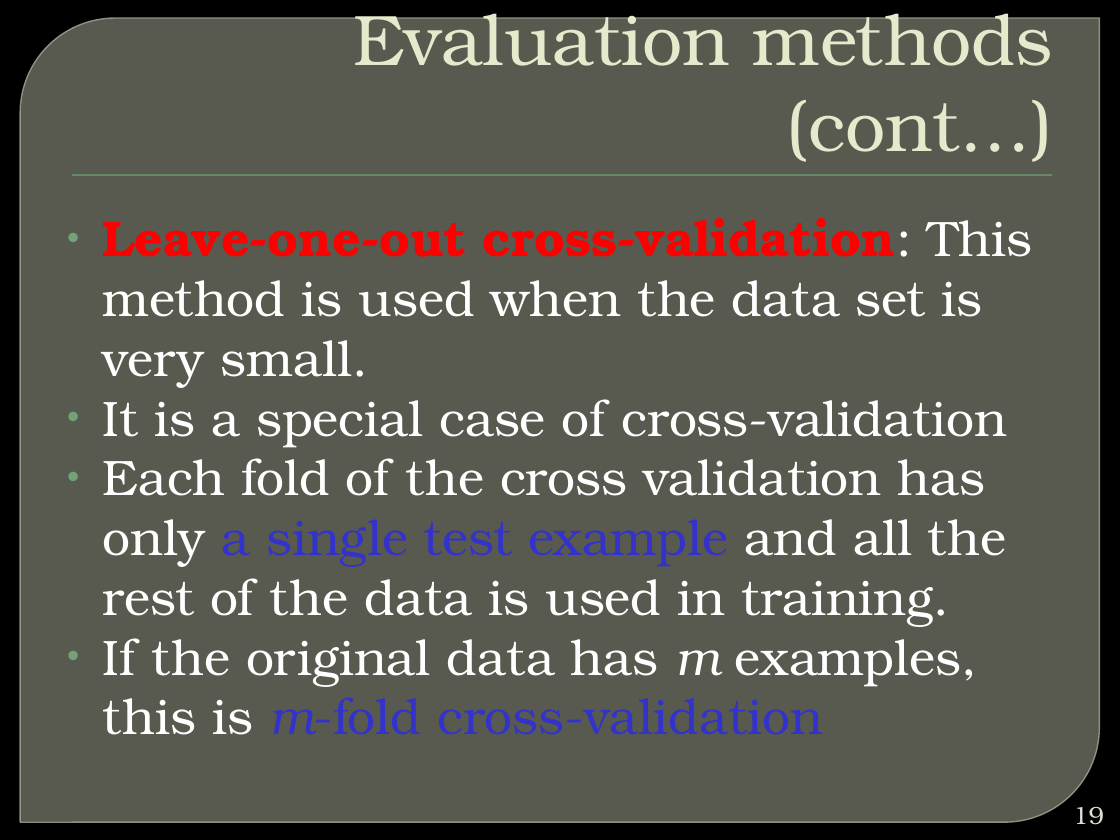
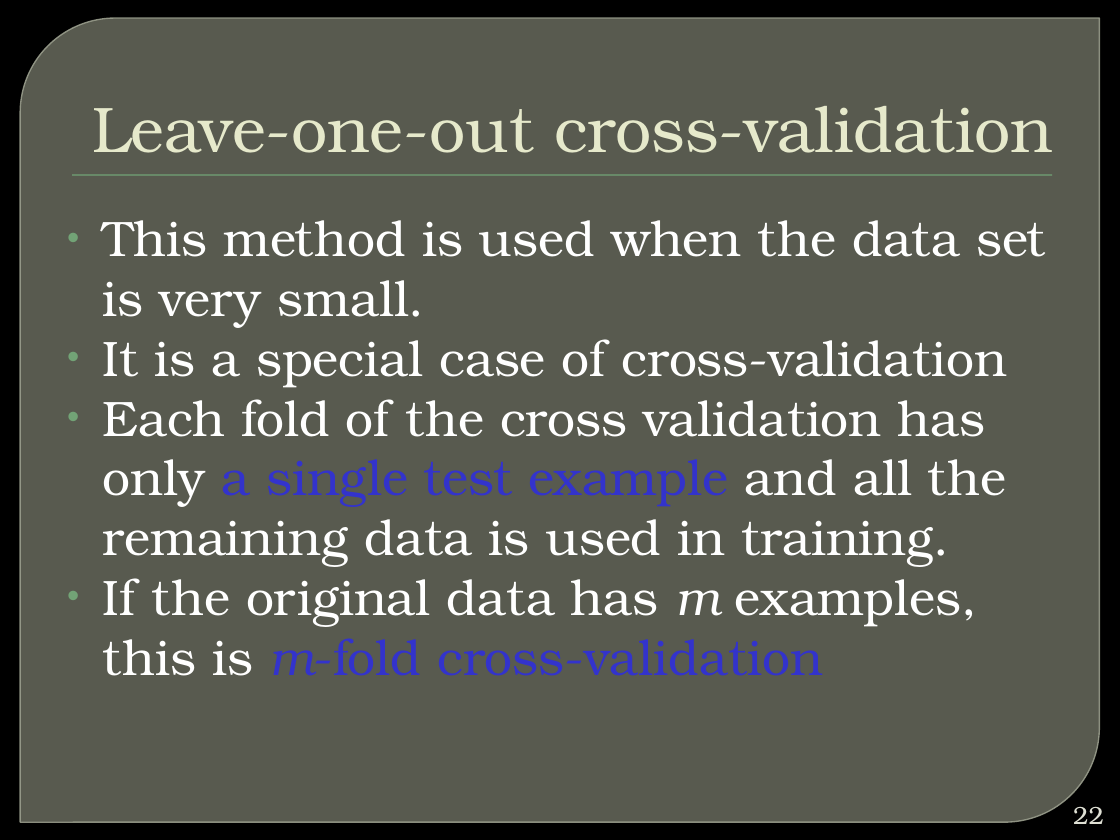
Before and after one commit to winteram/BIA660-2013S, a slide deck: slide 22 of course_docs/20130423/MLclassification.pptx (slide 19 before the commit). Drawn at 1120x840 pixels with LibreOffice and Linux fonts; fonts in the diff are those of the drawing; background and template pictures are left out. Boxes give left, top, right and bottom in pixels: in the first picture for what was removed or moved away, otherwise in the second. Text is boxed around its words. In the diff, an @@ line names an element or a change of style, - is before the commit and + after.

```diff
--- a/course_docs/20130423/MLclassification.pptx
+++ b/course_docs/20130423/MLclassification.pptx
@@ title at box(92, 106, 1053, 153): text changed; size 46 to 41.4 pt @@
-Evaluation methods (cont…)
+Leave-one-out cross-validation
@@ text at box(103, 220, 1045, 328): text changed @@
-• Leave-one-out cross-validation: This method is used when the data set is very small.
+• This method is used when the data set is very small.
@@ text at box(103, 399, 1007, 567): text changed @@
-• Each fold of the cross validation has only a single test example and all the rest of the data is used in training.
+• Each fold of the cross validation has only a single test example and all the remaining data is used in training.
@@ page number at box(1073, 806, 1104, 824): text changed @@
-19
+22
```
Also in this commit, not shown: 38 other slides changed, 22 slides added, 7 slides removed.
